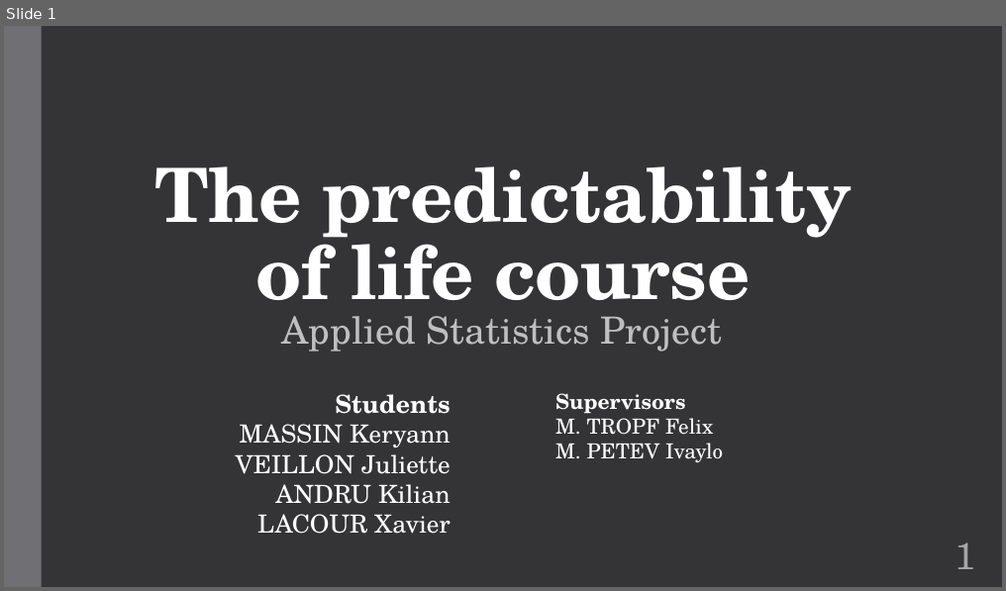
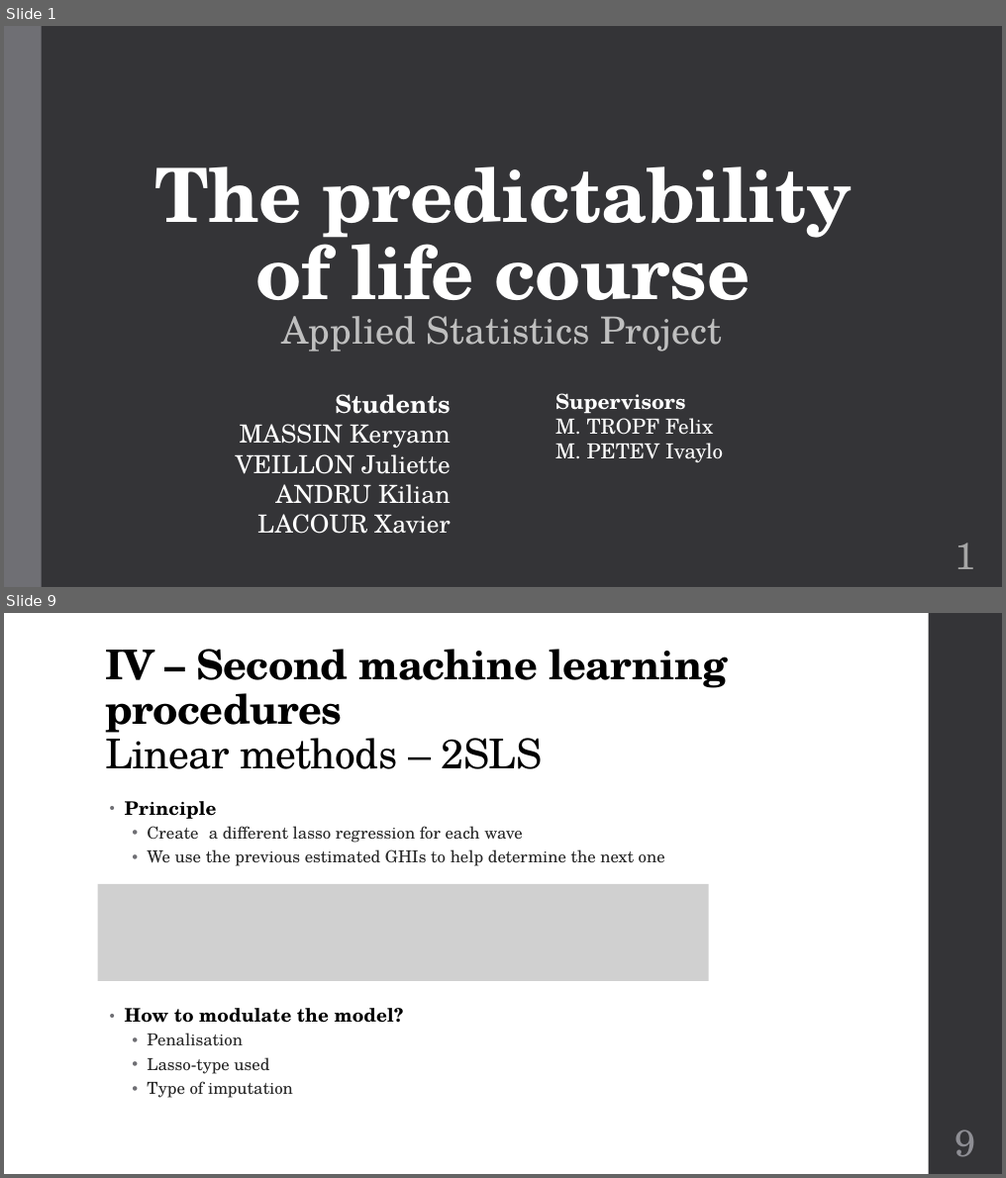
Before and after one commit to jveillon/Projet_Statapp, a slide deck: Soutenance/Soutenance - Présentation.pptx. Shown one above the other, each under a label of ours: slide 1 before the commit, slides 1 and 9 after it; the slides between them are not shown. The pictures are 1006x591 and 1006x1178 pixels, drawn with LibreOffice and Linux fonts; fonts in the diff are those of the drawing; grey boxes stand for pictures. Boxes give left, top, right and bottom in pixels: in the first picture for what was removed or moved away, otherwise in the second. Text is boxed around its words. In the diff, an @@ line names an element or a change of style, - is before the commit and + after.

```diff
--- a/Soutenance/Soutenance - Présentation.pptx
+++ b/Soutenance/Soutenance - Présentation.pptx
@@ slide 9 added at bbox=[4, 613, 1002, 1174], background #FFFFFF @@
@@ rectangle added at bbox=[929, 613, 1002, 1174], fill #353537 @@
@@ title added at bbox=[105, 649, 727, 769], 39.6 pt, text #000000, bold @@
+IV – Second machine learning procedures
+Linear methods – 2SLS
@@ text added at bbox=[125, 801, 665, 1098], 16 pt, text #262626 @@
+• Principle
+  • Create a different lasso regression for each wave
+  • We use the previous estimated GHIs to help determine the next one
+• How to modulate the model?
+  • Penalisation
+  • Lasso-type used
+  • Type of imputation
@@ picture added at bbox=[98, 884, 709, 981] @@
@@ page number added at bbox=[955, 1130, 976, 1157], 36 pt, text #8E8E94 @@
+9
```
Also in this commit, not shown: 16 slides changed, 3 other slides added, 5 slides removed, 5 other files.
